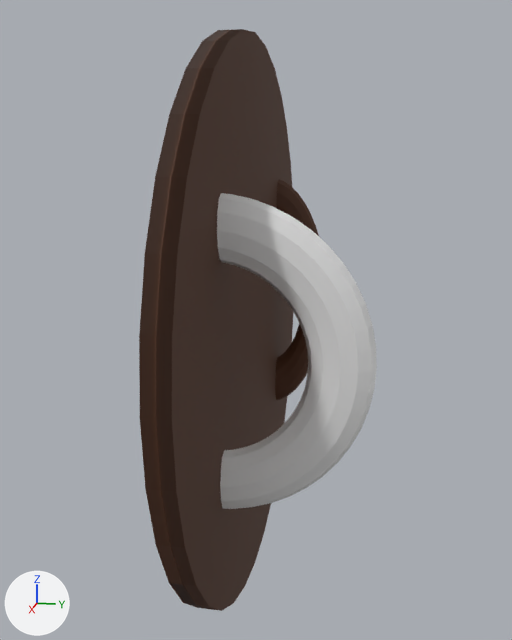
Two versions of the Blender file Assets/Prefabs/BlenderModels/shield.blend, one commit apart.
Rendered twice from a camera (50 mm lens) standing at (12.52, 2.72, 3.15) and looking at (0.17, 0.25, 0.06). Arrows for +X, +Y and +Z are at lower left; the lights stay in place.

Objects in the first picture: 'Handle', 'ShieldFace', 'Strap'.
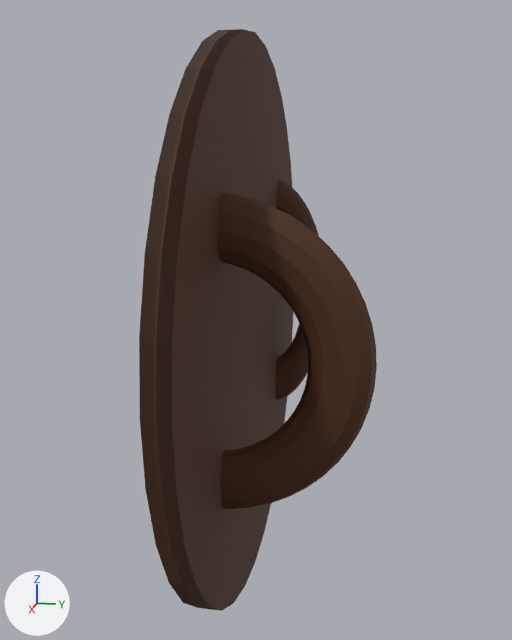
What differs and where, as boxes (x1, y1, x2, y2) in the pictures (512 x 640 px):
'Strap', recoloured (white to brown): (217, 193, 377, 509) in both

Edits to the bpy script that builds the scene:
```text
Change me_torus_002:
    where me_torus_002.from_pydata(...)  # 300 vertices, 288 faces; spans x -1.25..1.25, y -1.25..0.0, z -0.25..0.25
    remove me_torus_002.materials.append(mat_material)  # white #e7e7e7
    add me_torus_002.materials.append(mat_woodmaterial)  # brown #4c2911
```
